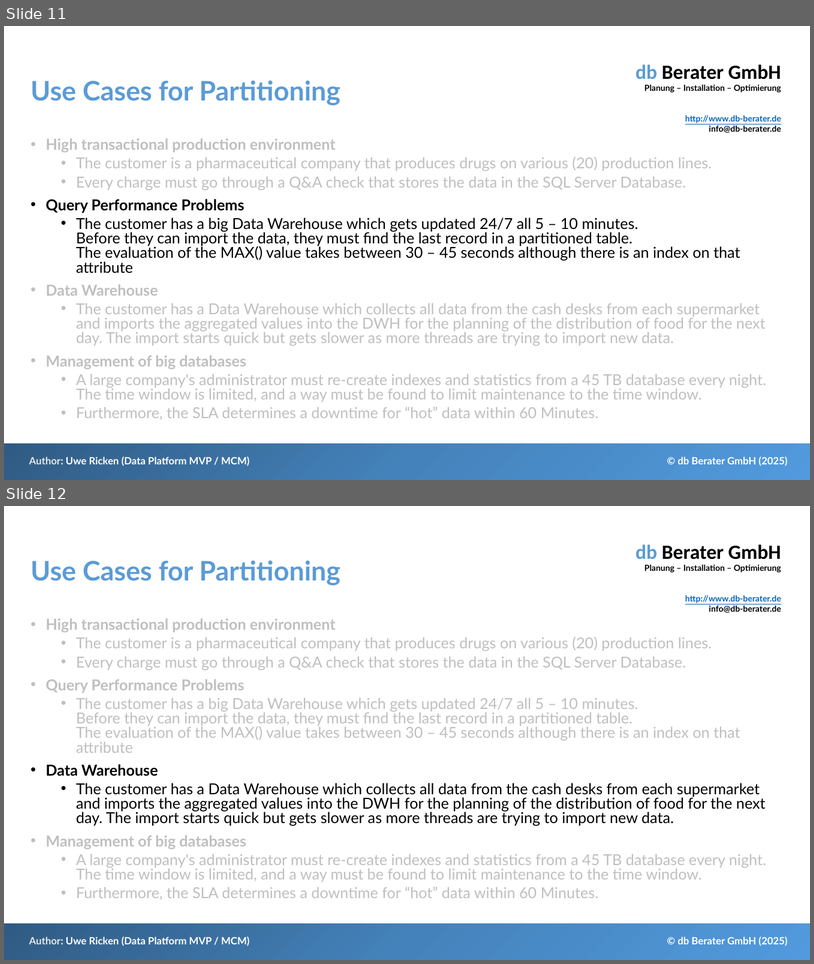
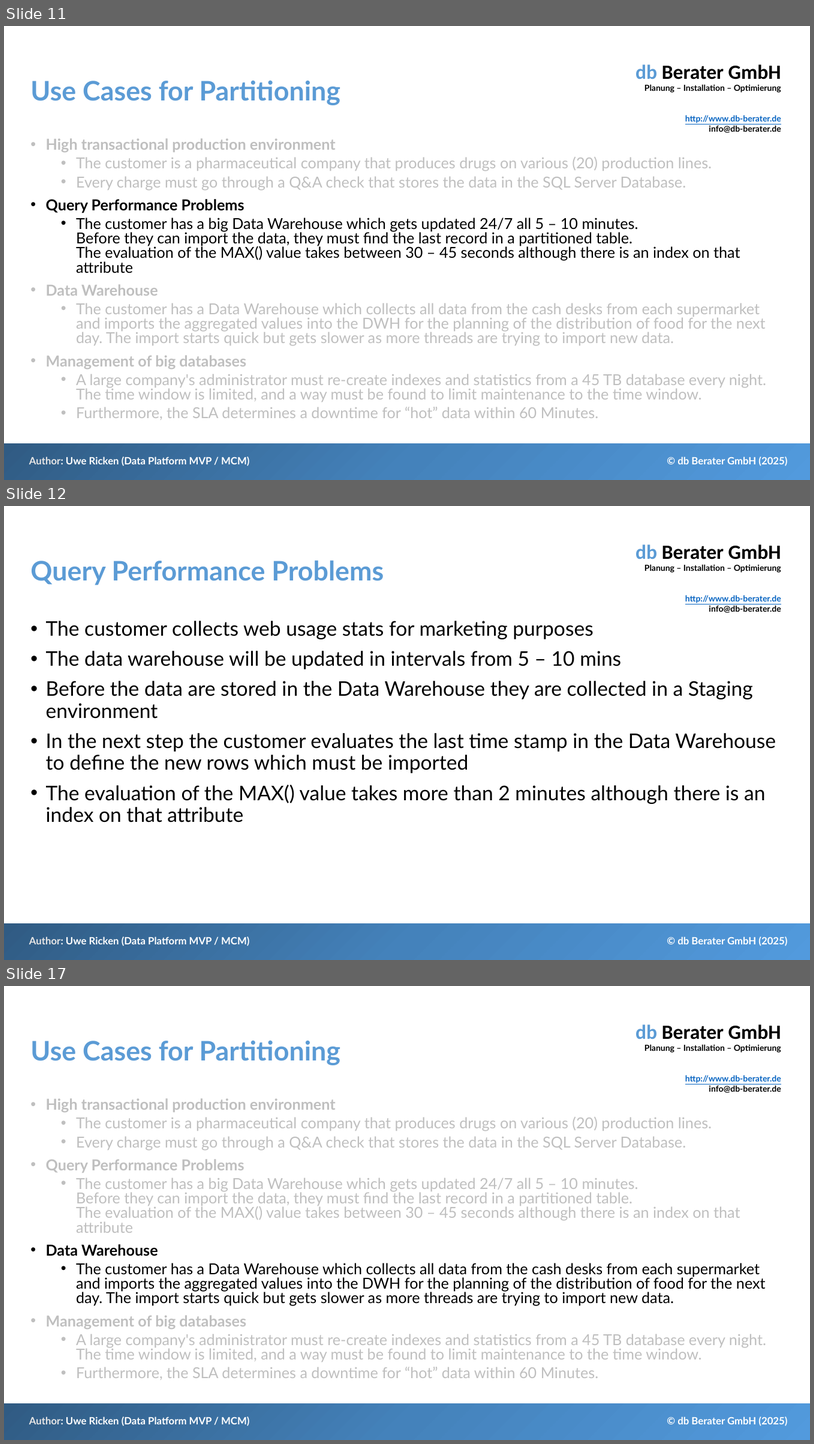
Before and after one commit to db-berater/SQL-Server-Partitioning-for-Data-Management, a slide deck: 01 - Documents and Preparation/SQL Server Partitioning - Speed up your workload.pptx. Shown one above the other, each under a label of ours: slides 11 and 12 before the commit, slides 11, 12 and 17 after it; the slides between them are not shown. The pictures are 814x964 and 814x1444 pixels, drawn with LibreOffice and Linux fonts; fonts in the diff are those of the drawing. Boxes give left, top, right and bottom in pixels: in the first picture for what was removed or moved away, otherwise in the second. Text is boxed around its words. In the diff, an @@ line names an element or a change of style, - is before the commit and + after.

```diff
--- a/01 - Documents and Preparation/SQL Server Partitioning - Speed up your workload.pptx
+++ b/01 - Documents and Preparation/SQL Server Partitioning - Speed up your workload.pptx
@@ slide 12 added at bbox=[4, 506, 810, 960], background #FFFFFF; not listed: 4 template elements that a slide beside it also shows @@
@@ title added at bbox=[30, 560, 384, 585], 32 pt, text #5B9BD5, bold @@
+Query Performance Problems
@@ text added at bbox=[46, 621, 776, 822], 24 pt, text #000000 @@
+• The customer collects web usage stats for marketing purposes
+• The data warehouse will be updated in intervals from 5 – 10 mins
+• Before the data are stored in the Data Warehouse they are collected in a Staging environment
+• In the next step the customer evaluates the last time stamp in the Data Warehouse to define the new rows which must be imported
+• The evaluation of the MAX() value takes more than 2 minutes although there is an index on that attribute
@@ what was slide 12 is now slide 17 @@
```
Also in this commit, not shown: 3 slides changed, 6 other slides added, 6 other files.
